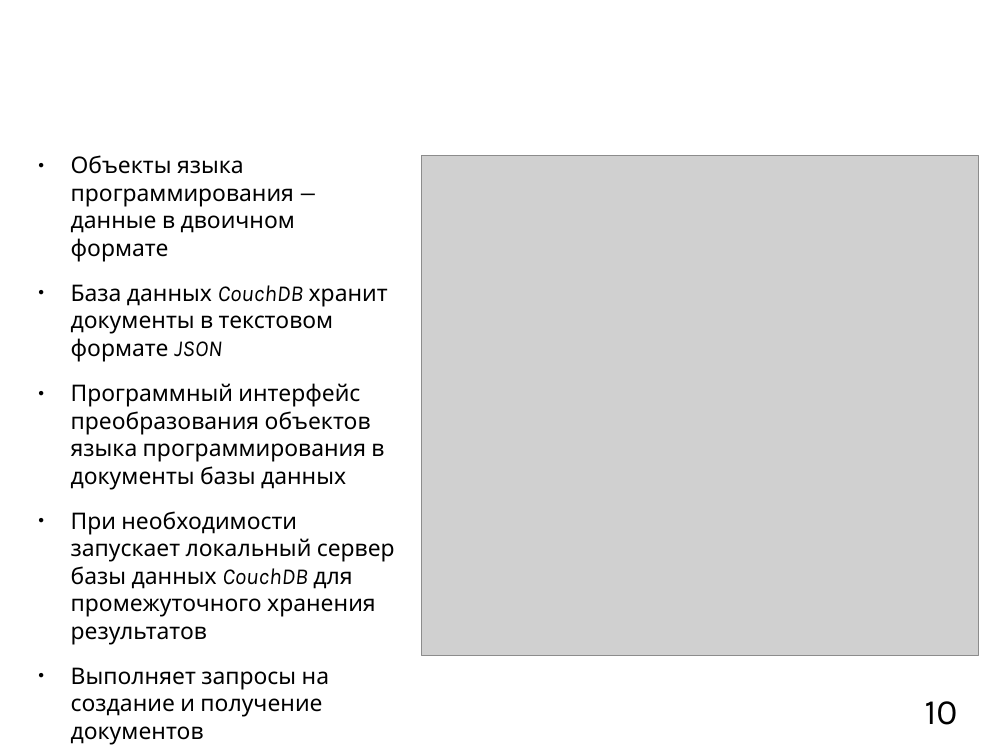
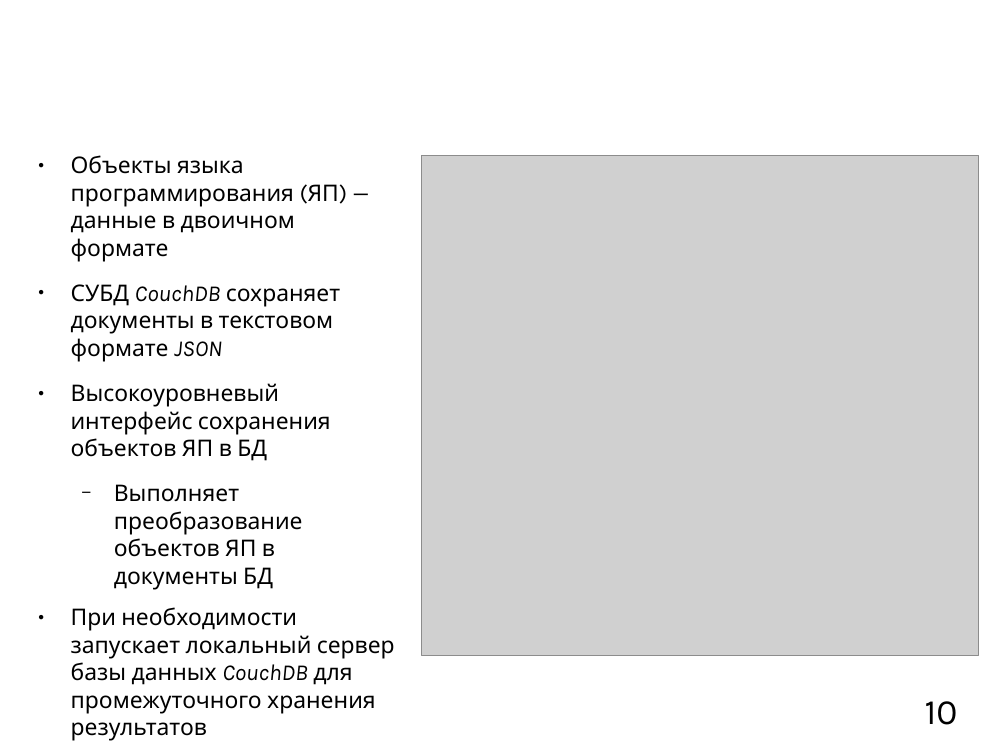
Before and after one commit to mkpankov/adaptor, a slide deck: slide 10 of diploma/defense/brochure.odp. Drawn at 1008x756 pixels with LibreOffice and Linux fonts; fonts in the diff are those of the drawing; grey boxes stand for pictures; background and template pictures are left out. Boxes give left, top, right and bottom in pixels: in the first picture for what was removed or moved away, otherwise in the second. Text is boxed around its words. In the diff, an @@ line names an element or a change of style, - is before the commit and + after.

```diff
--- a/diploma/defense/brochure.odp
+++ b/diploma/defense/brochure.odp
@@ text at bbox=[71, 155, 340, 590]: text changed @@
-● Объекты языка программирования — данные в двоичном формате
-● База данных CouchDB хранит документы в текстовом формате JSON
-● Программный интерфейс преобразования объектов языка программирования в документы базы данных
+● Объекты языка программирования (ЯП) — данные в двоичном формате
+● СУБД CouchDB сохраняет документы в текстовом формате JSON
+● Высокоуровневый интерфейс сохранения объектов ЯП в БД
+  − Выполняет преобразование объектов ЯП в документы БД
@@ text at bbox=[71, 667, 329, 745]: paragraph removed @@
-● Выполняет запросы на создание и получение документов
```
Also in this commit, not shown: 10 other slides changed, 7 slides added, 1 slide removed, 2 other files.
